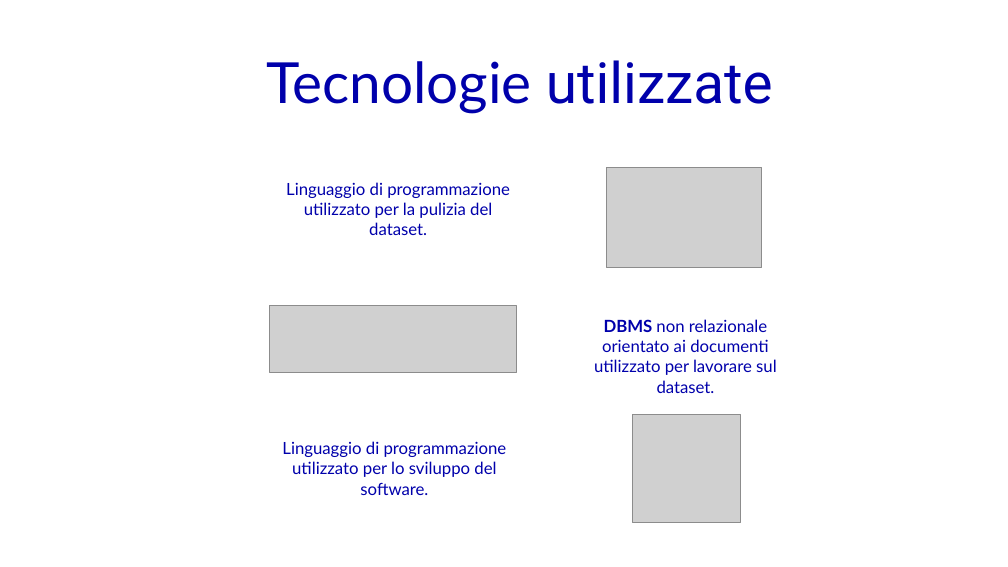
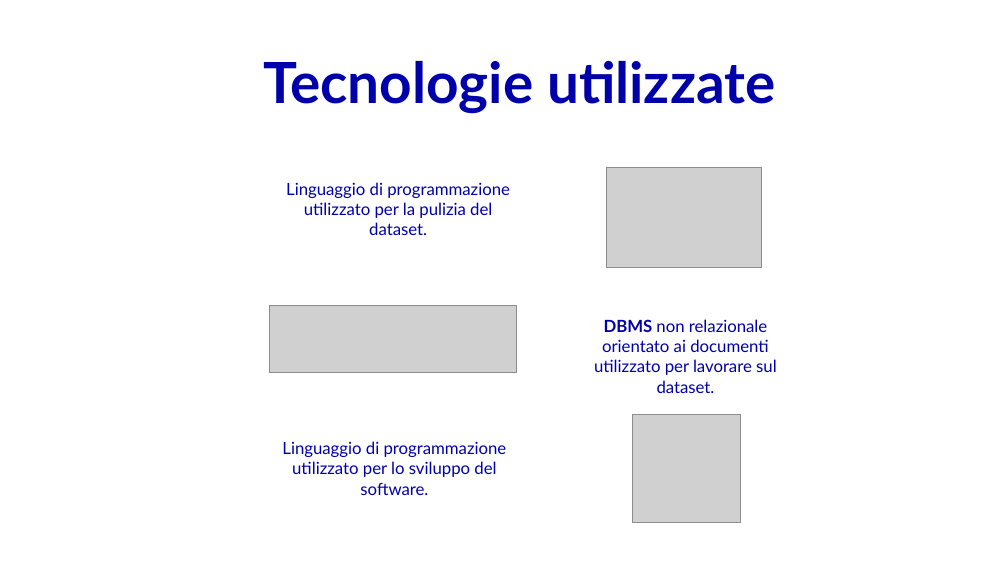
Before and after one commit to Robertales/tripdata-bike-chicago-bd2, a slide deck: slide 4 of presentazione/presentazioneBD2BarberisRobertazzi.pptx. Drawn at 1008x567 pixels with LibreOffice and Linux fonts; fonts in the diff are those of the drawing; grey boxes stand for pictures. Boxes give left, top, right and bottom in pixels: in the first picture for what was removed or moved away, otherwise in the second. Text is boxed around its words. In the diff, an @@ line names an element or a change of style, - is before the commit and + after.

```diff
--- a/presentazione/presentazioneBD2BarberisRobertazzi.pptx
+++ b/presentazione/presentazioneBD2BarberisRobertazzi.pptx
@@ title "Tecnologie utilizzate" at [263,61,775,113]: font Roboto to Lato in "utilizzate"; bold on @@
```
Also in this commit, not shown: 4 other slides changed, 2 slides added, 33 other files.
